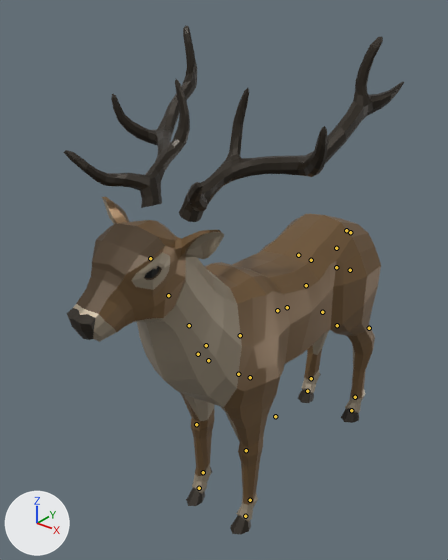
Renders of the glTF model demo/animals/Stag.glb from each side of a commit.
Before and after are seen from a camera (50 mm lens) standing at (3.65, -5.68, 6.02) and looking at (-0.27, -0.78, 2.98). Arrows for +X, +Y and +Z are at lower left; the lights stay in place. The older version comes first. The bones that change, and the others that lie on the model, are drawn over the model as lines.

Names of what the first picture shows: 'Stag', 'Stag_Horns'.
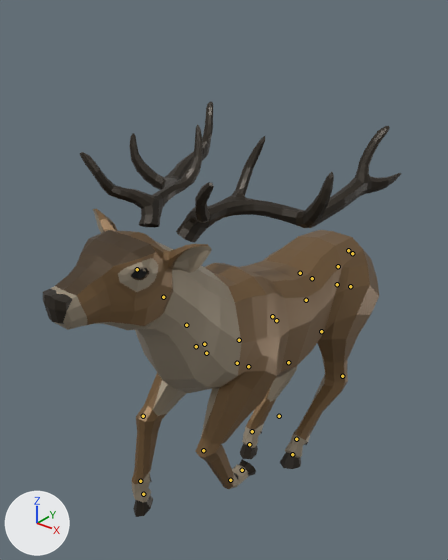
The newer file adds an action. The first version stands in its rest pose; the second is drawn at frame 6 of the action 'AnimalArmature|Gallop'.

Location of each change, (x1, y1, x2, y2) in pixels of the pictures (448 x 560 px):
'Stag', posed (7% wider, 9% shorter): before (67, 197, 381, 534); after (43, 209, 379, 517)
'Stag_Horns', posed (28% shorter): before (63, 25, 404, 222); after (80, 101, 401, 242)
bone 'Body', root to tip: before (275, 416) to (276, 415); after (279, 416) to (279, 414)
bone 'Back', root to tip: before (336, 248) to (336, 248); after (338, 266) to (337, 267)
bone 'Neck1', root to tip: before (206, 345) to (205, 345); after (204, 344) to (204, 344)
bone 'Neck2', root to tip: before (189, 325) to (189, 325); after (186, 325) to (186, 324)
bone 'Neck3', root to tip: before (168, 295) to (168, 295); after (163, 297) to (163, 296)
bone 'Head', root to tip: before (150, 258) to (150, 259); after (137, 269) to (136, 270)
bone 'FrontShoulder.L', root to tip: before (238, 374) to (239, 374); after (237, 363) to (237, 363)
bone 'FrontUpperLeg.L', root to tip: before (250, 377) to (250, 378); after (248, 366) to (248, 367)
bone 'FrontLowerLeg.L', root to tip: before (246, 450) to (246, 451); after (203, 450) to (203, 450)
bone 'FrontShoulder.R', root to tip: before (208, 360) to (208, 360); after (206, 353) to (206, 353)
bone 'FrontUpperLeg.R', root to tip: before (198, 354) to (198, 354); after (196, 346) to (195, 347)
bone 'FrontLowerLeg.R', root to tip: before (196, 424) to (197, 425); after (143, 416) to (143, 417)
bone 'BackShoulder.L', root to tip: before (336, 267) to (337, 267); after (337, 284) to (337, 284)
bone 'BackLeg.L', root to tip: before (350, 270) to (350, 270); after (350, 286) to (350, 287)
bone 'BackUpperLeg.L', root to tip: before (337, 325) to (337, 325); after (321, 331) to (322, 332)
bone 'BackLowerLeg.L', root to tip: before (369, 328) to (369, 329); after (342, 376) to (342, 376)
bone 'BackShoulder.R', root to tip: before (311, 260) to (310, 259); after (312, 278) to (311, 278)
bone 'BackLeg.R', root to tip: before (298, 255) to (298, 255); after (300, 273) to (300, 273)
bone 'BackUpperLeg.R', root to tip: before (287, 307) to (287, 307); after (272, 316) to (272, 317)
bone 'BackLowerLeg.R', root to tip: before (322, 312) to (322, 312); after (288, 362) to (288, 363)
bone 'IKBackLeg.L', root to tip: before (355, 397) to (355, 398); after (296, 439) to (296, 440)
bone 'IKFrontLeg.L', root to tip: before (250, 500) to (249, 501); after (230, 480) to (231, 479)
bone 'IKBackLeg.R', root to tip: before (311, 378) to (310, 379); after (252, 431) to (251, 432)
bone 'IKFrontLeg.R', root to tip: before (203, 472) to (202, 473); after (140, 481) to (141, 482)

The edits, one by one:
Bone 'Body' (bone_body) moves from (0.0, 0.0, 0.0) to (0.0002, -0.0002, -0.0006).
Bone 'Body' (bone_body) turns from (0, 0, 0) to (-6, -1, 0) degrees about its own x, y and z.
Bone 'Back' (bone_back) moves from (0.0, 0.0, 0.0) to (0.0001, 0.0027, 0.0003).
Bone 'Neck1' (bone_neck1) turns from (0, 0, 0) to (-8, 0, 0) degrees about its own x, y and z.
Bone 'Neck2' (bone_neck2) turns from (0, 0, 0) to (-1, 0, 0) degrees about its own x, y and z.
Bone 'Neck3' (bone_neck3) turns from (0, 0, 0) to (-10, 0, 0) degrees about its own x, y and z.
Bone 'Head' (bone_head) turns from (0, 0, 0) to (34, 0, 1) degrees about its own x, y and z.
Bone 'FrontShoulder.L' (bone_frontshoulder_l) moves from (0.0, 0.0, 0.0) to (-0.0016, 0.0002, -0.0002).
Bone 'FrontUpperLeg.L' (bone_frontupperleg_l) turns from (0, 0, 0) to (-40, 1, 0) degrees about its own x, y and z.
Bone 'FrontLowerLeg.L' (bone_frontlowerleg_l) turns from (0, 0, 0) to (-70, 0, 0) degrees about its own x, y and z.
Bone 'FrontShoulder.R' (bone_frontshoulder_r) moves from (0.0, 0.0, 0.0) to (0.0012, 0.0002, -0.0001).
Bone 'FrontUpperLeg.R' (bone_frontupperleg_r) turns from (0, 0, 0) to (-55, 0, -1) degrees about its own x, y and z.
Bone 'FrontLowerLeg.R' (bone_frontlowerleg_r) turns from (0, 0, 0) to (-46, 0, 0) degrees about its own x, y and z.
Bone 'BackShoulder.L' (bone_backshoulder_l) turns from (0, 0, 0) to (-3, -36, 4) degrees about its own x, y and z.
Bone 'BackLeg.L' (bone_backleg_l) turns from (0, 0, 0) to (0, -1, 2) degrees about its own x, y and z.
Bone 'BackUpperLeg.L' (bone_backupperleg_l) turns from (0, 0, 0) to (10, 1, 1) degrees about its own x, y and z.
Bone 'BackLowerLeg.L' (bone_backlowerleg_l) turns from (0, 0, 0) to (22, 0, 0) degrees about its own x, y and z.
Bone 'BackShoulder.R' (bone_backshoulder_r) moves from (0.0, 0.0, 0.0) to (-0.0003, 0.0, 0.0).
Bone 'BackShoulder.R' (bone_backshoulder_r) turns from (0, 0, 0) to (-2, 34, -3) degrees about its own x, y and z.
Bone 'BackLeg.R' (bone_backleg_r) turns from (0, 0, 0) to (0, 0, -1) degrees about its own x, y and z.
Bone 'BackUpperLeg.R' (bone_backupperleg_r) turns from (0, 0, 0) to (4, 0, 0) degrees about its own x, y and z.
Bone 'BackLowerLeg.R' (bone_backlowerleg_r) turns from (0, 0, 0) to (5, 0, 0) degrees about its own x, y and z.
Bone 'IKBackLeg.L' (bone_ikbackleg_l) moves from (0.0, 0.0, 0.0) to (0.0, 0.0034, -0.0165).
Bone 'IKBackLeg.L' (bone_ikbackleg_l) turns from (0, 0, 0) to (-3, 0, 0) degrees about its own x, y and z.
Bone 'IKFrontLeg.L' (bone_ikfrontleg_l) moves from (0.0, 0.0, 0.0) to (0.0, -0.0042, -0.0058).
Bone 'IKFrontLeg.L' (bone_ikfrontleg_l) turns from (0, 0, 0) to (110, 0, 0) degrees about its own x, y and z.
Bone 'IKBackLeg.R' (bone_ikbackleg_r) moves from (0.0, 0.0, 0.0) to (0.0, 0.0061, -0.0145).
Bone 'IKBackLeg.R' (bone_ikbackleg_r) turns from (0, 0, 0) to (9, 0, 0) degrees about its own x, y and z.
Bone 'IKFrontLeg.R' (bone_ikfrontleg_r) moves from (0.0, 0.0, 0.0) to (0.0, -0.0021, -0.0122).
Bone 'IKFrontLeg.R' (bone_ikfrontleg_r) turns from (0, 0, 0) to (29, 0, 0) degrees about its own x, y and z.
